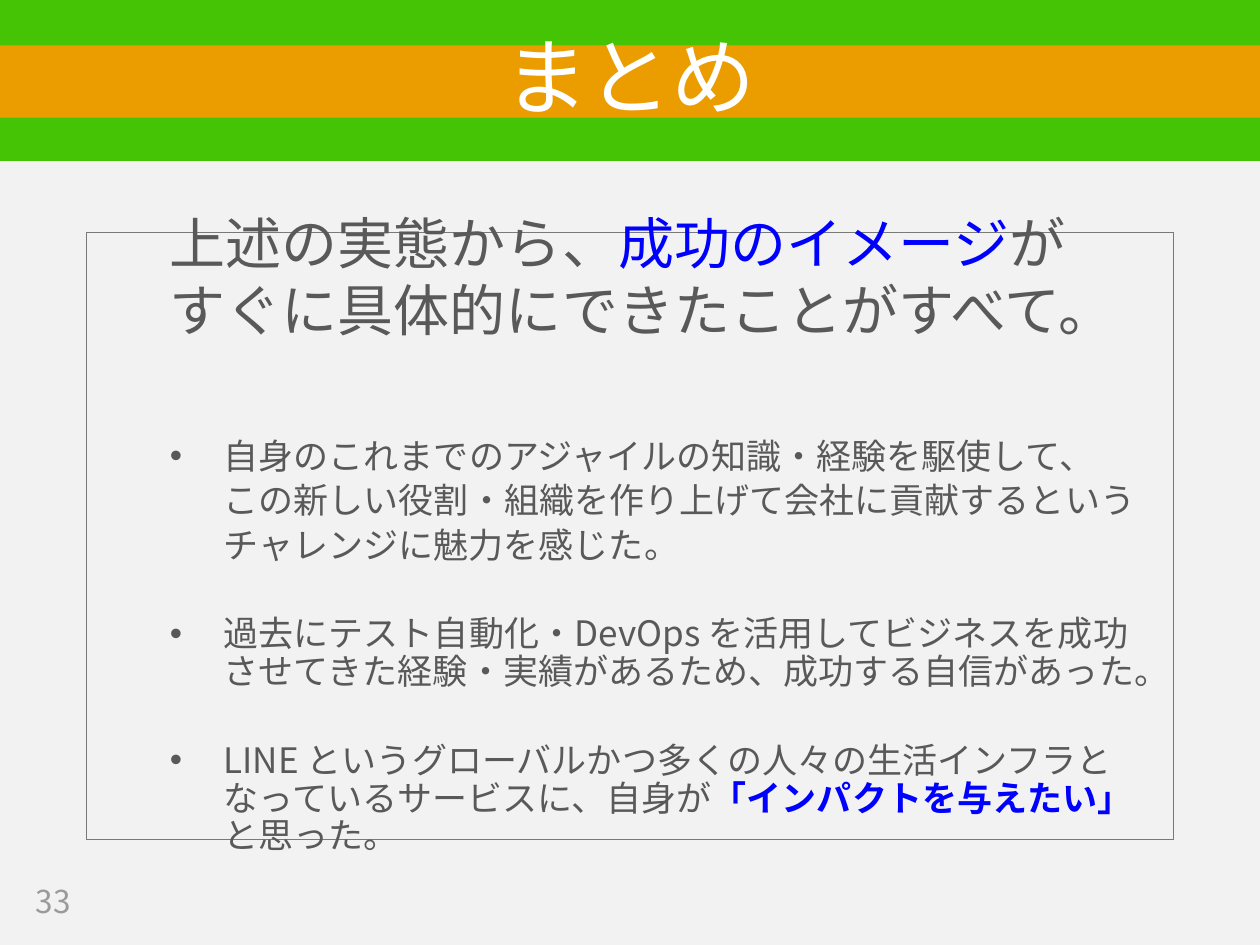
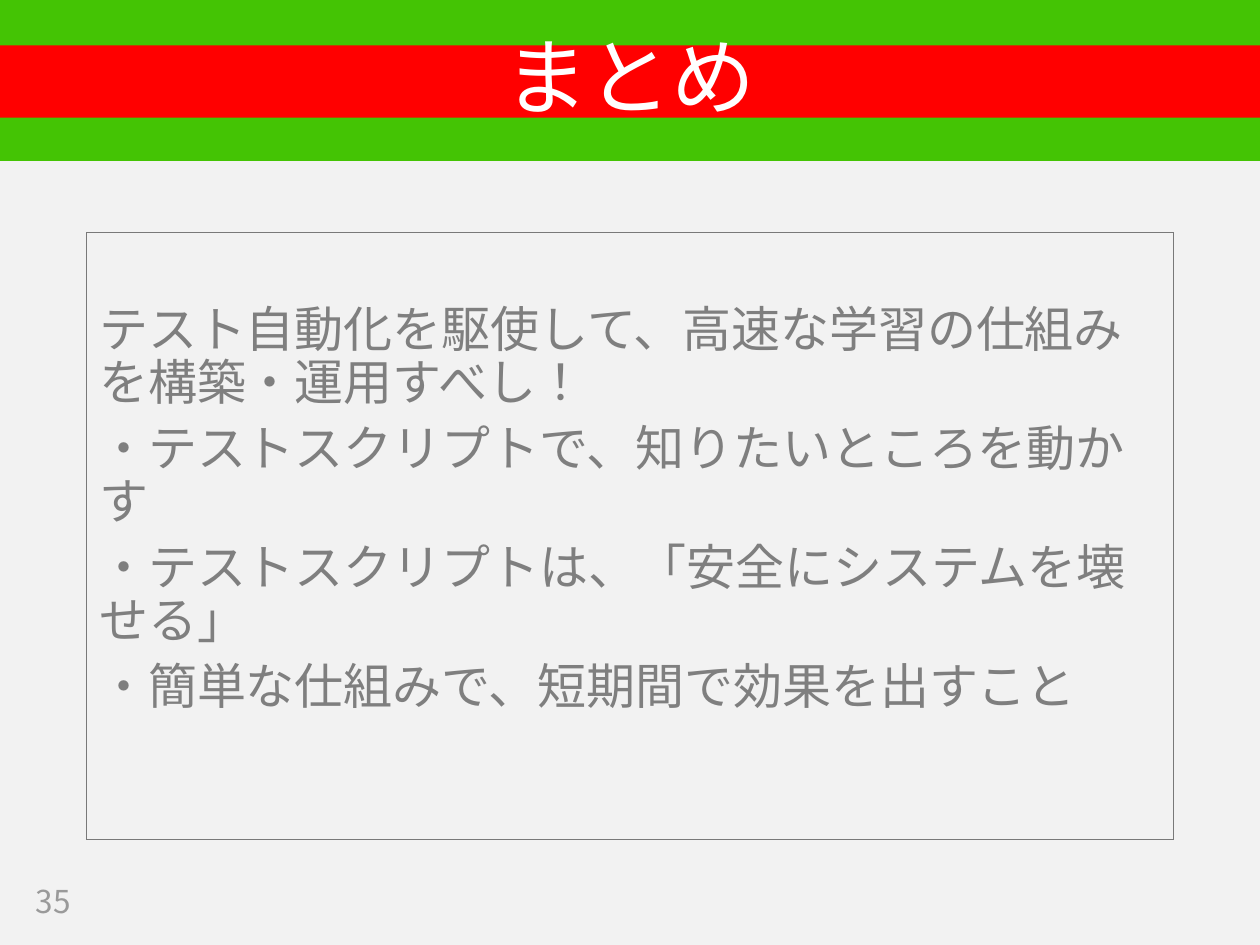
Before and after one commit to hageyahhoo/RSGT2018, a slide deck: slide 35 of SET_PO_ja.pptx (slide 33 before the commit). Drawn at 1260x945 pixels with LibreOffice and Linux fonts; fonts in the diff are those of the drawing. Boxes give left, top, right and bottom in pixels: in the first picture for what was removed or moved away, otherwise in the second. Text is boxed around its words. In the diff, an @@ line names an element or a change of style, - is before the commit and + after.

Commit message:
大まかな構成を作成

```diff
--- a/SET_PO_ja.pptx
+++ b/SET_PO_ja.pptx
@@ title "まとめ" at [0,45,1260,117]: fill #EB9D00 to #FF0000 @@
@@ text at [99,306,1125,708]: text changed; size 20 to 28 pt; text colour #595959 to #7F7F7F @@
-  上述の実態から、成功のイメージが
-  すぐに具体的にできたことがすべて。
-  • 自身のこれまでのアジャイルの知識・経験を駆使して、
-  この新しい役割・組織を作り上げて会社に貢献するという
-  チャレンジに魅力を感じた。
-  • 過去にテスト自動化・DevOps を活用してビジネスを成功させてきた経験・実績があるため、成功する自信があった。
-  • LINE というグローバルかつ多くの人々の生活インフラとなっているサービスに、自身が「インパクトを与えたい」と思った。
+テスト自動化を駆使して、高速な学習の仕組みを構築・運用すべし！
+・テストスクリプトで、知りたいところを動かす
+・テストスクリプトは、「安全にシステムを壊せる」
+・簡単な仕組みで、短期間で効果を出すこと
@@ page number at [36,890,71,913]: text changed @@
-33
+35
```
Also in this commit, not shown: 17 other slides changed, 15 slides added, 7 slides removed.
